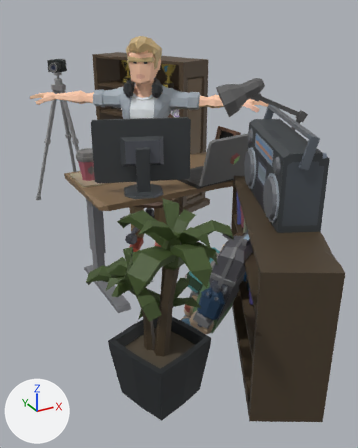
What one commit did to the glTF model models/Chel/chel.glb.
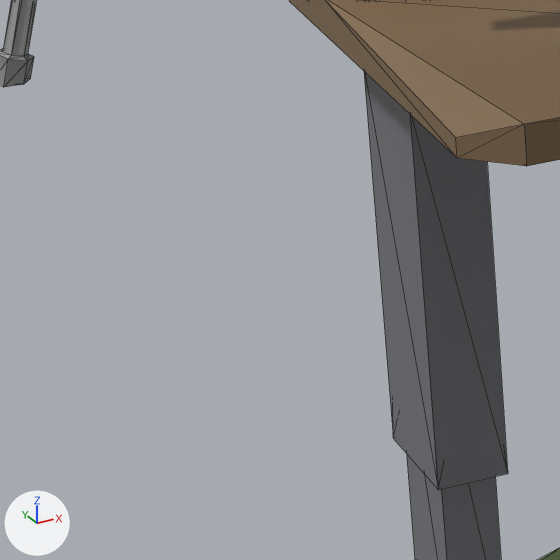
Each version appears first whole from a 50 mm lens placed at (-1.79, -3.52, 2.0), pointed at (-0.01, -0.29, 0.38), and next in a close-up on the part from 10% to 32% of the width and 42% to 59% of the height. The lights are fixed; the arrows at lower left show +X, +Y and +Z. The close-ups show mesh edges as thin lines. Where no turn or scale is listed for an object, it has been applied to the vertices.

In view in the first close-up: 'Camera', 'Desk'.
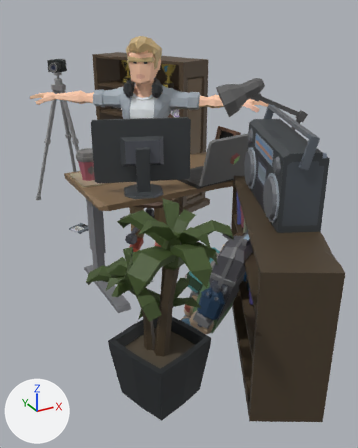
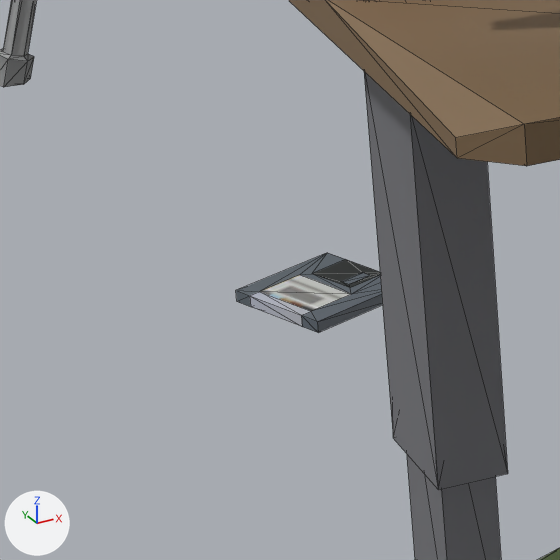
Changed parts and their boxes (x1, y1, x2, y2) in the close-ups (560 x 560 px):
'Floppy', added
    after: (236, 253, 383, 333)

Edits to the bpy script that builds the scene:
```text
Add mat_lambert1_030:
    mat_lambert1_030 = principled_material('lambert1.030')
    mat_lambert1_030.texture = img_texture
    mat_lambert1_030.roughness = 0.553
Add me_mesh_001:
    me_mesh_001.from_pydata(...)  # 38 vertices, 72 faces; spans x -0.105..0.095, y -0.105..0.105, z 0.0..0.016
    me_mesh_001.materials.append(mat_lambert1_030)  # picture img_texture
Add ob_floppy:
    ob_floppy = bpy.data.objects.new('Floppy', me_mesh_001)
    ob_floppy.location = (-0.495, 0.83, 0.0)
```
